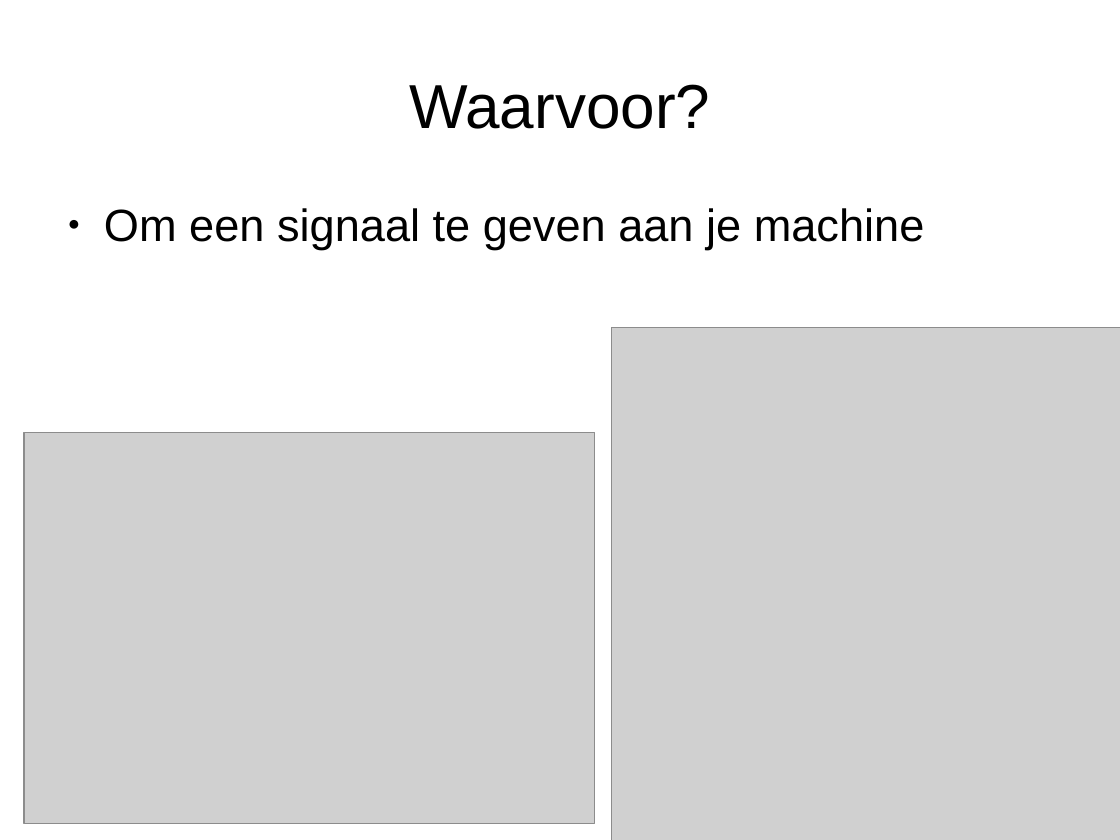
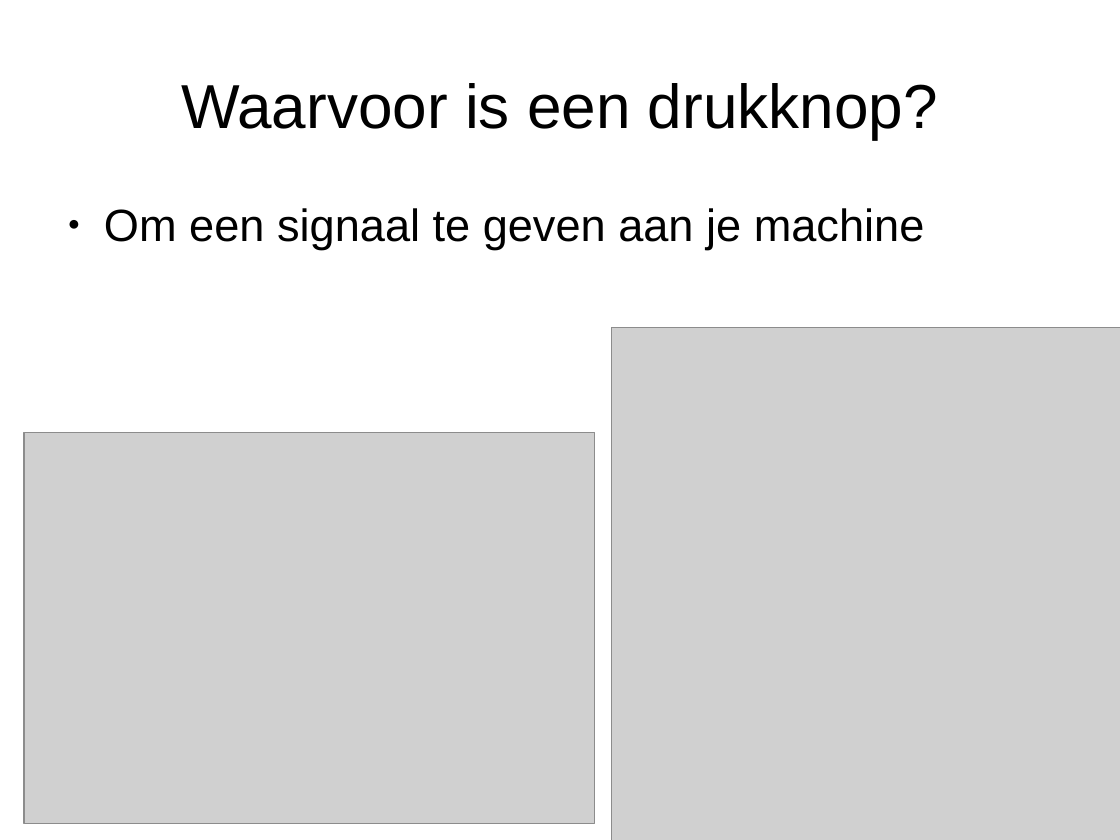
Before and after one commit to djog/arduino_cursus, a slide deck: slide 4 of Raw/Drukknop.odp. Drawn at 1120x840 pixels with LibreOffice and Linux fonts; fonts in the diff are those of the drawing; grey boxes stand for pictures. Boxes give left, top, right and bottom in pixels: in the first picture for what was removed or moved away, otherwise in the second. Text is boxed around its words. In the diff, an @@ line names an element or a change of style, - is before the commit and + after.

```diff
--- a/Raw/Drukknop.odp
+++ b/Raw/Drukknop.odp
@@ title at box(181, 83, 938, 139): text changed @@
-Waarvoor?
+Waarvoor is een drukknop?
```
Also in this commit, not shown: 5 other slides changed, 15 other files.
